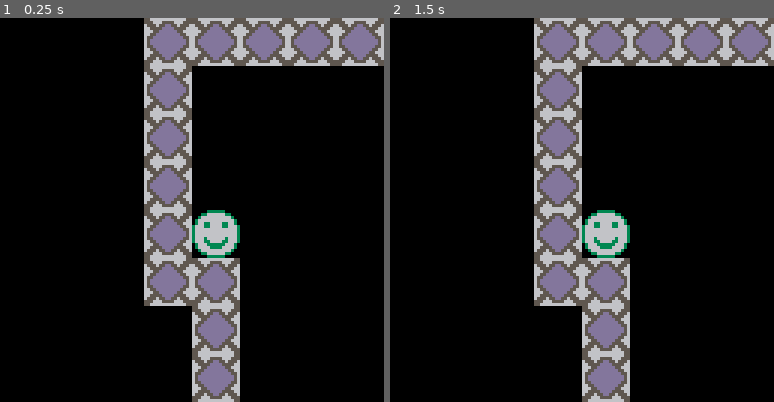
Above: before the commit, frames 1-2 (left to right).
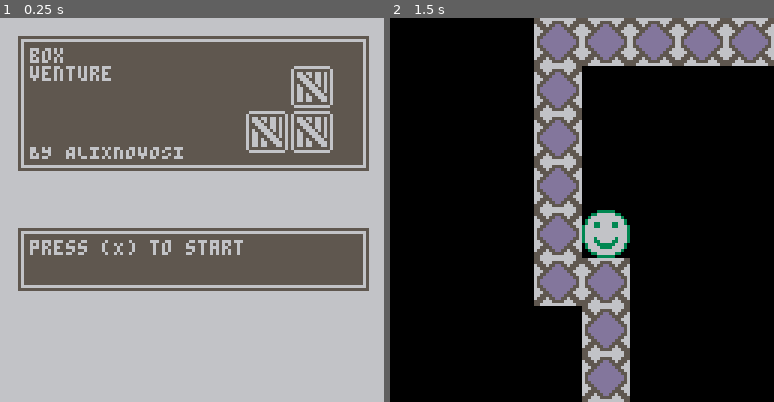
Above: after the commit, the same moments.

Repository: alixnovosi/boxventure
Game: PICO-8 cartridge boxventure.p8
Same seed, same stepped clock (60 frames per second), same inputs: the game is played once before the commit and once after it.
Inputs:
- Up to frame 1 (0.25 s): no input
- Up to frame 2 (1.5 s): tap X (X key) at 0.33, 1.07 s; tap O (Z key) at 0.7 s

The runs differ from the first frame. In frame 1, 93% of the frame differs, in the area x 0-100%, y 0-100%; in frame 2, nothing differs.

Commit message:
Add a menu screen
fix menu screen transition
move signs a bit

Diff:
--- a/boxventure.p8
+++ b/boxventure.p8
@@ -139,9 +139,14 @@
     if fget(sprite, 1) then
         run_credits()
     elseif list_compare(sprite, gen_list(37)) and not level.sign_open then
+
+        -- TODO figure out why this isn't working - if you're to the right
+        -- you get a blank sign without the if fix there
         local c,r = get_actual_cell(col, row, 37, sprite)
-        level.sign_open = true
         read_sign(c, r)
+        if level.last_sign_text != "" then
+            level.sign_open = true
+        end
     else
         -- this is weird because grab isn't really centered and ends up
         -- biased to upper left, I think.
@@ -309,15 +314,46 @@
     end
 end
 
+function update_menu()
+    if btnp(4) then
+        is_menu = false
+    end
+end
+
+function draw_menu()
+    -- fill screen
+    rectfill(0, 0, 1000, 1000, 6)
+
+    -- draw upper text box
+    rect(base_cell_size-2, base_cell_size-2, (15 * base_cell_size)+2, (6 * base_cell_size)+2, 5)
+    rect(base_cell_size-1, base_cell_size-1, (15 * base_cell_size)+1, (6 * base_cell_size)+1, 6)
+    rectfill(base_cell_size, base_cell_size, 15 * base_cell_size, 6 * base_cell_size, 5)
+
+    -- title and dev
+    print("box\nventure", base_cell_size + 2, base_cell_size + 2, 6)
+    print("BY ALIXNOVOSI", base_cell_size + 2, (base_cell_size * 4) + 10, 6)
+
+    -- boxes for styyyyyyle
+    spr(5, (cell_size * 6), (cell_size * 2)-2, 2, 2)
+    spr(5, (cell_size * 6), (cell_size * 1)-1, 2, 2)
+    spr(5, (cell_size * 5)+1, (cell_size * 2)-2, 2, 2)
+
+    -- draw bottom text box
+    rect((base_cell_size)-2, (base_cell_size*9)-2, (base_cell_size*15)+2, (base_cell_size*11)+2, 5)
+    rect((base_cell_size)-1, (base_cell_size*9)-1, (base_cell_size*15)+1, (base_cell_size*11)+1, 6)
+    rectfill(base_cell_size, base_cell_size*9, base_cell_size*15, base_cell_size*11, 5)
+
+    -- bottom text
+    print("press (X) to start", (base_cell_size)+2, (base_cell_size*9) + 2, 6)
+end
+
 function run_credits()
-    done = true
+    is_done = true
     credits.x = player.x - (4 * cell_size)
     credits.y = player.y - cell_size
-    cls()
 end
 
 function draw_credits()
-    cls()
     print(credits.text, credits.x, credits.y, 7)
 end
 
@@ -328,8 +364,8 @@
     if (btn(3)) then credits.y += player.move_speed end
 
     -- exit credits on button 1
-    if btn(4) and btn(5) then
-        done = false
+    if btnp(4) then
+        camera(0, 0)
         _init()
     end
 end
@@ -546,7 +582,7 @@
 
         for entry in all(debug_table.kv_sequence) do
             local res = entry.k..": "..tostr(entry.v)
-            print(res, x, y + off_y, 7)
+            print(res, x, y + off_y, 9)
 
             off_y += base_cell_size
         end
@@ -607,28 +643,34 @@
 
 -- pico8 necessary methods
 function _update60()
-    if not done then
+    if is_menu then
+        update_menu()
+    elseif is_done then
+        move_credits()
+    else
         update_vv()
         move_player()
+    end
+end
+
+function _draw()
+    cls()
+    if is_menu then
+        draw_menu()
+    elseif is_done then
+        draw_credits()
     else
-        move_credits()
-    end
-end
-
-function _draw()
-    if not done then
-        cls()
         draw_map()
         draw_player()
         draw_objects()
         draw_sign()
-        draw_debug()
-    else
-        draw_credits()
-    end
+    end
+    draw_debug()
 end
 
 function _init()
+    cls()
+
     -- editor limitations
     sprites_per_row = 16
 
@@ -637,7 +679,9 @@
     cell_size = 16
     spritescale = flr(cell_size / base_cell_size)
 
-    done = false
+    -- state vars, for different screens
+    is_menu = true
+    is_done = false
 
     camera_offset = cell_size * 4
     textbox_offset = -camera_offset
@@ -651,6 +695,10 @@
     -- 5
     -- 6
     -- 7
+
+    -- menu init
+    menu = {
+    }
 
     -- level init
     level = {
@@ -669,12 +717,12 @@
             {
                 x = 11,
                 y = 14,
-                text = "press (X) and (O) to\nreset position to here\npress (X) to close\nthese messages",
+                text = "nothing important here",
             },
             {
                 x = 12,
                 y = 26,
-                text = "nothing important here",
+                text = "press (X) and (O) to\nreset position to here\npress (X) to close\nthese messages",
             },
             {
                 x = 9,
@@ -821,7 +869,7 @@
     }
 
     credits = {
-        text = "you did it!\npress buttons (X) + (O)\nto restart!\n(you can also move these " ..
+        text = "you did it!\npress (X) to restart!\n(you can also move these " ..
         "\ncredits around with the arrows)" ..
         "\n\n\n\n\n\n\n\n\n\n\n\nmade by alixnovosi",
     }
@@ -835,14 +883,14 @@
 007007006655dddddddd5566037766677676773056556665566565655555555555dddddddddddddddddddddddddddddddddddddddddddd555555555500000000
 00000000655dddddddddd556037767777767773056555666566565655555555555dddddddddddddddddddddddddddddddddddddddddddd555555555500000000
 0000000065dddddddddddd56037766777767773056565566656565655555555555dddddddddddddddddddddddddddddddddddddddddddd555555555500000000
-0000000065dddddddddddd56037767777767773056566556665565655555555555dddddddddddddddddddddddddddddddddddddddddddd555555555500000000
-00000000655dddddddddd556037766677676773056566555666565655555555555dddddddddddddddddddddddddddddddddddddddddddd555555555500000000
-000000006655dddddddd55660377777777777730565665655666556555555dddddddddddddddddddddddddddddddddddddddddddddddddddddd5555500000000
-0000000066655dddddd556660377666776667730565665665566656555555dddddddddddddddddddddddddddddddddddddddddddddddddddddd5555500000000
-00000000665555dddd5555660377767777677730565665665556656555555dddddddddddddddddddddddddddddddddddddddddddddddddddddd5555500000000
-000000006555655dd55655560377767777677730565555555555556555555dddddddddddddddddddddddddddddddddddddddddddddddddddddd5555500000000
-0000000055566655556665550377767777677730556666666666665555555dddddd666666666666666dd666666666666666dd666666666666665555500000000
-0000000055666666666666550377666777677730055555555555555055555dddddd666666666666666dd666666666666666dd666666666666665555500000000
+0555555065dddddddddddd56037767777767773056566556665565655555555555dddddddddddddddddddddddddddddddddddddddddddd555555555500000000
+56656665655dddddddddd556037766677676773056566555666565655555555555dddddddddddddddddddddddddddddddddddddddddddd555555555500000000
+566656656655dddddddd55660377777777777730565665655666556555555dddddddddddddddddddddddddddddddddddddddddddddddddddddd5555500000000
+5566656566655dddddd556660377666776667730565665665566656555555dddddddddddddddddddddddddddddddddddddddddddddddddddddd5555500000000
+56566655665555dddd5555660377767777677730565665665556656555555dddddddddddddddddddddddddddddddddddddddddddddddddddddd5555500000000
+566566656555655dd55655560377767777677730565555555555556555555dddddddddddddddddddddddddddddddddddddddddddddddddddddd5555500000000
+5666566555566655556665550377767777677730556666666666665555555dddddd666666666666666dd666666666666666dd666666666666665555500000000
+0555555055666666666666550377666777677730055555555555555055555dddddd666666666666666dd666666666666666dd666666666666665555500000000
 0000000000000333333000000000055555000000055555555555555055555dddddd666666666666666dd666666666666666dd666666666666665555500000000
 0000000000033666666330000005566667770000566666666666666555555dddddd666666666666666dd666666666666666dd666666666666665555500000000
 0000000000366666666663000056666677777000565555555555556555555dddddd666666666666666dd666666666666666dd666666666666665555500000000
